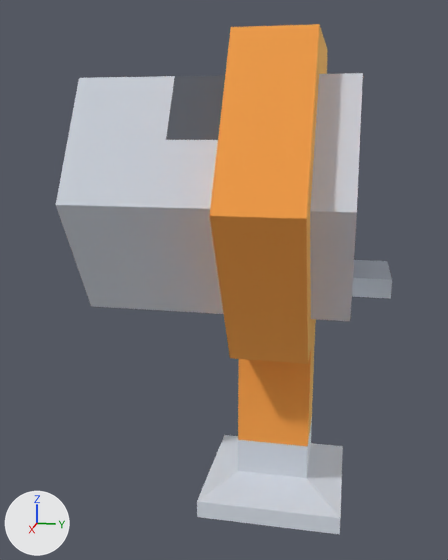
Renders of the glTF model island-race/import/kenney-space-kit/pipe_ringHighEnd.glb from each side of a commit.
The view is the same before and after, from a 50 mm camera at (3.716, -1.319, 1.078) aimed at (2.011, -1.659, 0.652). Every picture has the same lights, and +X, +Y and +Z are marked at lower left. The older version comes first. Where no turn or scale is listed for an object, it has been applied to the vertices. Vertices at exactly the same position are counted once.

Objects in the first picture: 'pipe_ringHighEnd'.
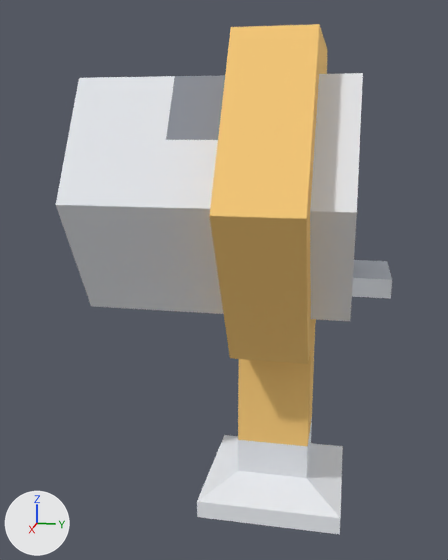
What differs and where, as boxes (x1, y1, x2, y2) in the pictures (448 x 560 px):
'pipe_ringHighEnd', recoloured, surface changed: (56, 24, 392, 534) in both
part 1 of me_mesh_pipe_ringhighend, recoloured: (56, 73, 392, 534) in both
part 2 of me_mesh_pipe_ringhighend, recoloured: (210, 24, 327, 446) in both
part 3 of me_mesh_pipe_ringhighend, recoloured: (353, 260, 392, 280) in both
part 4 of me_mesh_pipe_ringhighend, recoloured (lighter): (166, 75, 225, 140) in both
part 5 of me_mesh_pipe_ringhighend, surface changed: (56, 24, 392, 534) in both

Patch to the scene script:
```diff
--- a/island-race/import/kenney-space-kit/pipe_ringHighEnd.glb.py
+++ b/island-race/import/kenney-space-kit/pipe_ringHighEnd.glb.py
@@ img_image_0 @@
+img_image_0 = load_image('Image_0', '_unpacked/Image_0', 24, 16, 'sRGB')
@@ mat_palette @@
+mat_palette = principled_material('palette')
+mat_palette.texture = img_image_0
+mat_palette.roughness = 1.0
@@ me_mesh_pipe_ringhighend @@
 me_mesh_pipe_ringhighend.from_pydata(...)  # 91 vertices, 186 faces; spans x -0.462..0.462, y -0.5..0.3, z 0.0..1.3
 # used by ob_pipe_ringhighend; location = (2.0, -1.5, 0.0)
-me_mesh_pipe_ringhighend.materials.append(mat_defaultmat)  # white #ffffff
+# me_mesh_pipe_ringhighend part 1: all 99 faces that had it switch from mat_metal (white #edf0f5) to mat_palette (picture img_image_0)
+# me_mesh_pipe_ringhighend part 2: all 61 faces that had it switch from mat_metalred (orange #ffd07c) to mat_palette (picture img_image_0)
+# me_mesh_pipe_ringhighend part 3: all 16 faces that had it switch from mat_metaldark (light grey #d6dbe4) to mat_palette (picture img_image_0)
+# me_mesh_pipe_ringhighend part 4: all 6 faces that had it switch from mat_dark (grey #8f949e) to mat_palette (picture img_image_0)
+# me_mesh_pipe_ringhighend part 5: texture (UV) coordinates of 186 of 186 faces, centred in x -0.423..0.423, y -0.5..0.3, z 0.0..1.3, changed; they spanned u -19.69..19.69, v -19.69..51.18 and now span u 0.17..0.83, v 0.25..0.75
@@ ob_tmpparent @@
-ob_tmpparent = bpy.data.objects.new('tmpParent', None)
-ob_tmpparent.location = (0.0, 0.0, 0.0)
```
